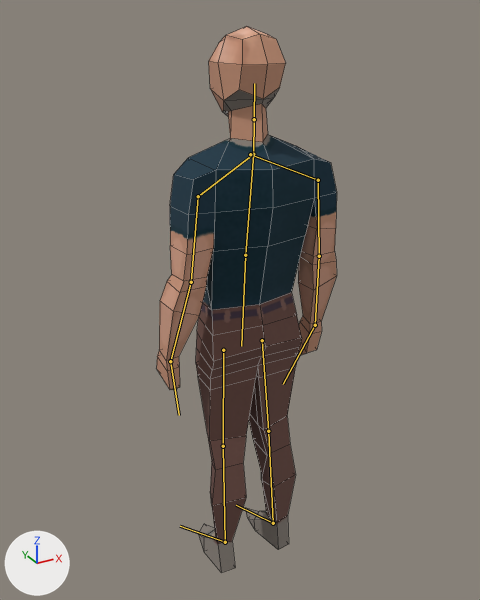
Renders of the FBX model PowerLight 2/Assets/Models/Player/Character.fbx from each side of a commit.
Before and after are seen from a 50 mm lens placed at (-11.1, -19.8, 21.8), pointed at (0.8, 1.9, 11.0). The lights are fixed; the arrows at lower left show +X, +Y and +Z. The picture after the commit comes second. The bones that change, and the others that lie on the model, are drawn over the model as lines. Mesh edges are drawn as thin lines.
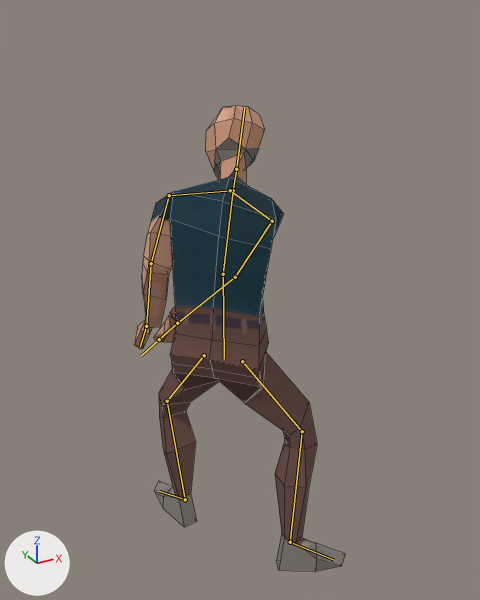
The newer file adds an action. The first version stands in its rest pose; the second is drawn at frame 41 of the action 'Armature|Hit'.

Patch to the scene script:
```diff
--- a/PowerLight 2/Assets/Models/Player/Character.fbx.py
+++ b/PowerLight 2/Assets/Models/Player/Character.fbx.py
@@ bone_bone @@
 bone_bone = bpy.data.objects['Armature'].pose.bones['Bone']
-bone_bone.location = (0.0, 0.0, 0.0)
-bone_bone.rotation_quaternion = (1.0, 0.0, 0.0, 0.0)  # degrees (0, 0, 0)
+bone_bone.location = (1.64, -1.58, 0.17)
+bone_bone.rotation_quaternion = (0.845, 0.122, -0.331, -0.402)  # degrees (32, -27, -59)
@@ bone_bone_004_l @@
 bone_bone_004_l = bpy.data.objects['Armature'].pose.bones['Bone.004.L']  # child of 'Bone'
-bone_bone_004_l.rotation_quaternion = (1.0, 0.0, 0.0, 0.0)  # degrees (0, 0, 0)
+bone_bone_004_l.rotation_quaternion = (0.634, 0.09, 0.767, 0.044)  # degrees (-43, 105, -47)
@@ bone_bone_005_l @@
 bone_bone_005_l = bpy.data.objects['Armature'].pose.bones['Bone.005.L']  # child of 'Bone.004.L'
-bone_bone_005_l.rotation_quaternion = (1.0, 0.0, 0.0, 0.0)  # degrees (0, 0, 0)
+bone_bone_005_l.rotation_quaternion = (0.529, 0.521, -0.131, -0.657)  # degrees (60, 33, -83)
@@ bone_bone_006_l @@
 bone_bone_006_l = bpy.data.objects['Armature'].pose.bones['Bone.006.L']  # child of 'Bone.005.L'
-bone_bone_006_l.rotation_quaternion = (1.0, 0.0, 0.0, 0.0)  # degrees (0, 0, 0)
+bone_bone_006_l.rotation_quaternion = (0.981, 0.178, 0.06, -0.048)  # degrees (20, 8, -4)
@@ bone_bone_007_l @@
 bone_bone_007_l = bpy.data.objects['Armature'].pose.bones['Bone.007.L']  # child of 'Bone.006.L'
-bone_bone_007_l.rotation_quaternion = (1.0, 0.0, 0.0, 0.0)  # degrees (0, 0, 0)
+bone_bone_007_l.rotation_quaternion = (0.741, 0.273, -0.598, -0.136)  # degrees (77, -54, -65)
@@ bone_bone_009 @@
 bone_bone_009 = bpy.data.objects['Armature'].pose.bones['Bone.009']  # child of 'Bone.008'
-bone_bone_009.rotation_quaternion = (1.0, 0.0, 0.0, 0.0)  # degrees (0, 0, 0)
+bone_bone_009.rotation_quaternion = (0.913, -0.049, 0.369, 0.17)  # degrees (3, 44, 22)
@@ bone_bone_004_r @@
 bone_bone_004_r = bpy.data.objects['Armature'].pose.bones['Bone.004.R']  # child of 'Bone'
-bone_bone_004_r.rotation_quaternion = (1.0, 0.0, 0.0, 0.0)  # degrees (0, 0, 0)
+bone_bone_004_r.rotation_quaternion = (0.795, 0.225, -0.153, 0.542)  # degrees (13, -29, 65)
@@ bone_bone_005_r @@
 bone_bone_005_r = bpy.data.objects['Armature'].pose.bones['Bone.005.R']  # child of 'Bone.004.R'
-bone_bone_005_r.rotation_quaternion = (1.0, 0.0, 0.0, 0.0)  # degrees (0, 0, 0)
+bone_bone_005_r.rotation_quaternion = (0.907, -0.085, -0.124, 0.394)  # degrees (-15, -9, 48)
@@ bone_bone_006_r @@
 bone_bone_006_r = bpy.data.objects['Armature'].pose.bones['Bone.006.R']  # child of 'Bone.005.R'
-bone_bone_006_r.rotation_quaternion = (1.0, 0.0, 0.0, 0.0)  # degrees (0, 0, 0)
+bone_bone_006_r.rotation_quaternion = (0.855, 0.094, -0.507, 0.048)  # degrees (13, -61, -1)
@@ bone_bone_007_r @@
 bone_bone_007_r = bpy.data.objects['Armature'].pose.bones['Bone.007.R']  # child of 'Bone.006.R'
-bone_bone_007_r.rotation_quaternion = (1.0, 0.0, 0.0, 0.0)  # degrees (0, 0, 0)
+bone_bone_007_r.rotation_quaternion = (0.6, 0.339, 0.712, 0.133)  # degrees (112, 50, 94)
@@ bone_bone_001 @@
 bone_bone_001 = bpy.data.objects['Armature'].pose.bones['Bone.001']
-bone_bone_001.location = (0.0, 0.0, 0.0)
-bone_bone_001.rotation_quaternion = (1.0, 0.0, 0.0, 0.0)  # degrees (0, 0, 0)
+bone_bone_001.location = (0.16, 1.48, 1.72)
+bone_bone_001.rotation_quaternion = (0.915, -0.024, 0.401, -0.017)  # degrees (-5, 47, -4)
@@ bone_bone_001_l @@
 bone_bone_001_l = bpy.data.objects['Armature'].pose.bones['Bone.001.L']  # child of 'Bone.001'
-bone_bone_001_l.rotation_quaternion = (1.0, 0.0, 0.0, 0.0)  # degrees (0, 0, 0)
+bone_bone_001_l.rotation_quaternion = (0.807, 0.293, -0.492, -0.146)  # degrees (61, -45, -48)
@@ bone_bone_002_l @@
 bone_bone_002_l = bpy.data.objects['Armature'].pose.bones['Bone.002.L']  # child of 'Bone.001.L'
-bone_bone_002_l.rotation_quaternion = (1.0, 0.0, 0.0, 0.0)  # degrees (0, 0, 0)
+bone_bone_002_l.rotation_quaternion = (0.866, -0.288, 0.023, 0.408)  # degrees (-30, 16, 46)
@@ bone_bone_003_l @@
 bone_bone_003_l = bpy.data.objects['Armature'].pose.bones['Bone.003.L']  # child of 'Bone.002.L'
-bone_bone_003_l.rotation_quaternion = (1.0, 0.0, 0.0, 0.0)  # degrees (0, 0, 0)
+bone_bone_003_l.rotation_quaternion = (0.967, 0.14, -0.075, -0.2)  # degrees (18, -5, -24)
@@ bone_bone_001_r @@
 bone_bone_001_r = bpy.data.objects['Armature'].pose.bones['Bone.001.R']  # child of 'Bone.001'
-bone_bone_001_r.rotation_quaternion = (1.0, 0.0, 0.0, 0.0)  # degrees (0, 0, 0)
+bone_bone_001_r.rotation_quaternion = (0.743, 0.292, 0.589, 0.124)  # degrees (77, 53, 63)
@@ bone_bone_002_r @@
 bone_bone_002_r = bpy.data.objects['Armature'].pose.bones['Bone.002.R']  # child of 'Bone.001.R'
-bone_bone_002_r.rotation_quaternion = (1.0, 0.0, 0.0, 0.0)  # degrees (0, 0, 0)
+bone_bone_002_r.rotation_quaternion = (0.905, -0.048, -0.049, -0.419)  # degrees (-3, -7, -50)
@@ bone_bone_003_r @@
 bone_bone_003_r = bpy.data.objects['Armature'].pose.bones['Bone.003.R']  # child of 'Bone.002.R'
-bone_bone_003_r.rotation_quaternion = (1.0, 0.0, 0.0, 0.0)  # degrees (0, 0, 0)
+bone_bone_003_r.rotation_quaternion = (0.963, -0.085, 0.227, 0.117)  # degrees (-7, 27, 12)
```

Pixel boxes (x1, y1, x2, y2) of what changed, in the pictures (480 x 600 px):
'Cube', posed (17% wider, 15% shorter): before (157, 26, 337, 573); after (134, 106, 345, 572)
bone 'Bone', root to tip: before (245, 255) to (253, 154); after (223, 274) to (233, 190)
bone 'Bone.004.L', root to tip: before (253, 154) to (198, 196); after (233, 190) to (169, 195)
bone 'Bone.005.L', root to tip: before (198, 196) to (191, 282); after (169, 195) to (151, 263)
bone 'Bone.006.L', root to tip: before (191, 282) to (170, 361); after (151, 263) to (146, 326)
bone 'Bone.007.L', root to tip: before (170, 361) to (179, 415); after (146, 326) to (140, 347)
bone 'Bone.009', root to tip: before (254, 119) to (254, 83); after (236, 169) to (244, 108)
bone 'Bone.004.R', root to tip: before (250, 154) to (318, 180); after (230, 190) to (272, 221)
bone 'Bone.005.R', root to tip: before (318, 180) to (319, 256); after (272, 221) to (235, 277)
bone 'Bone.006.R', root to tip: before (319, 256) to (315, 325); after (235, 277) to (177, 323)
bone 'Bone.007.R', root to tip: before (315, 325) to (283, 384); after (177, 323) to (159, 339)
bone 'Bone.001', root to tip: before (245, 255) to (241, 346); after (223, 274) to (224, 359)
bone 'Bone.001.L', root to tip: before (223, 350) to (223, 446); after (204, 355) to (167, 401)
bone 'Bone.002.L', root to tip: before (223, 446) to (225, 542); after (167, 401) to (185, 499)
bone 'Bone.003.L', root to tip: before (225, 542) to (180, 526); after (185, 499) to (159, 491)
bone 'Bone.001.R', root to tip: before (262, 340) to (268, 431); after (242, 361) to (302, 431)
bone 'Bone.002.R', root to tip: before (268, 431) to (273, 523); after (302, 431) to (290, 542)
bone 'Bone.003.R', root to tip: before (273, 523) to (236, 505); after (290, 542) to (334, 560)
